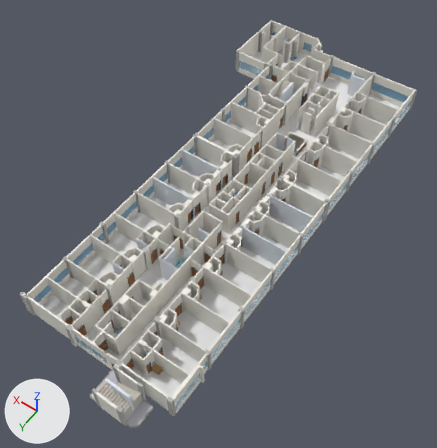
Renders of the glTF model public/p3/solca_p3.glb from each side of a commit.
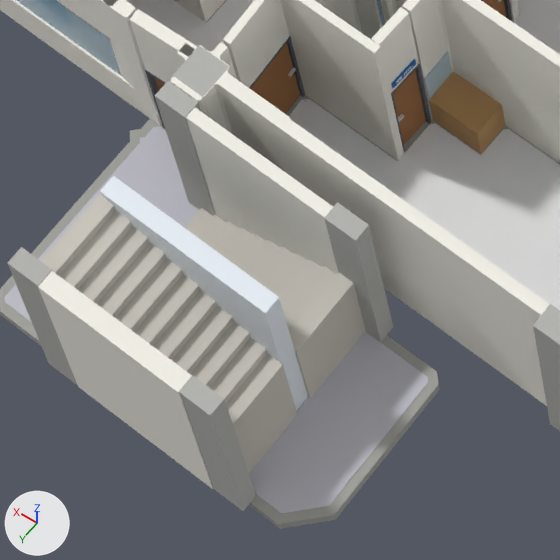
The first picture shows the older version from a 50 mm lens placed at (45.3, 120.8, 62.9), pointed at (74.7, 79.8, -1.6). The close-ups show the older and then the newer version on the part from 21% to 39% of the width and 79% to 97% of the height of that picture. Only the edits that show in the close-ups are written down. The lights are fixed; the arrows at lower left show +X, +Y and +Z.

Objects in the first close-up: 'escaleras|0.608,0.578,0.518|0.00', 'muebles|0.548,0.314,0.130|0.00', 'muros|0.102,0.109,0.130|0.00', 'muros|0.303,0.608,0.846|0.60', 'muros|0.360,0.160,0.053|0.00', 'muros|0.462,0.462,0.436|0.00', 'muros|0.810,0.865,0.922|0.00', 'muros|0.902,0.884,0.810|0.00', 'pisos|0.384,0.384,0.360|0.00', 'pisos|0.548,0.548,0.608|0.00', 'pisos|0.865,0.865,0.865|0.00' and 3 more.
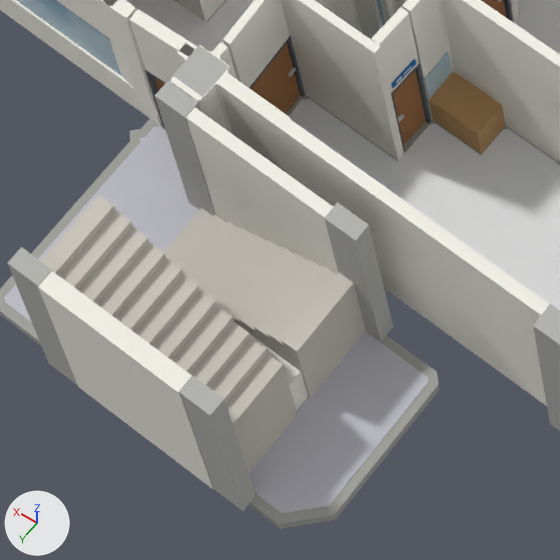
Boxes [x1, y1, x2, y2] around the edits, measured in the close-ups (560 x 560 px):
part 1 of me_muros_0_810_0_865_0_922_0_00, deleted: before [100, 176, 308, 411]
part 2 of me_muros_0_902_0_884_0_810_0_00, added: after [250, 335, 308, 411]

Patch to the scene script:
```diff
--- a/public/p3/solca_p3.glb.py
+++ b/public/p3/solca_p3.glb.py
@@ me_muros_0_810_0_865_0_922_0_00 @@
 # used by ob_muros_0_810_0_865_0_922_0_00; location = (1.54, -0.4, 0.0)
-me_muros_0_810_0_865_0_922_0_00.from_pydata(...)  # 220 vertices, 344 faces; spans x 61.7..82.2, y 47.2..107.1, z 0.0..3.8
+me_muros_0_810_0_865_0_922_0_00.from_pydata(...)  # 204 vertices, 320 faces; spans x 61.7..82.2, y 47.2..95.7, z 0.0..3.8
+# me_muros_0_810_0_865_0_922_0_00 part 1: the loose piece of 8 vertices spanning x 65.1..68.3, y 106.8..107.1, z 0.0..3.8 is deleted
+# other edits to the shape of me_muros_0_810_0_865_0_922_0_00 do not show in these pictures
 me_muros_0_810_0_865_0_922_0_00.materials.append(mat_material_10)
@@ me_muros_0_902_0_884_0_810_0_00 @@
 # used by ob_muros_0_902_0_884_0_810_0_00; location = (1.54, -0.4, 0.0)
-me_muros_0_902_0_884_0_810_0_00.from_pydata(...)  # 5210 vertices, 10004 faces; spans x 60.9..88.6, y 43.2..108.7, z 0.0..3.8
+me_muros_0_902_0_884_0_810_0_00.from_pydata(...)  # 5226 vertices, 10028 faces; spans x 60.9..88.6, y 43.2..108.7, z 0.0..3.8
+# me_muros_0_902_0_884_0_810_0_00 part 2: a new loose piece, a box spanning x 65.1..68.3, y 106.75..107.05, z 0.0..1.0, in mat_material_5 (white #f4f1e8)
+# other edits to the shape of me_muros_0_902_0_884_0_810_0_00 do not show in these pictures
 me_muros_0_902_0_884_0_810_0_00.materials.append(mat_material_5)
```
